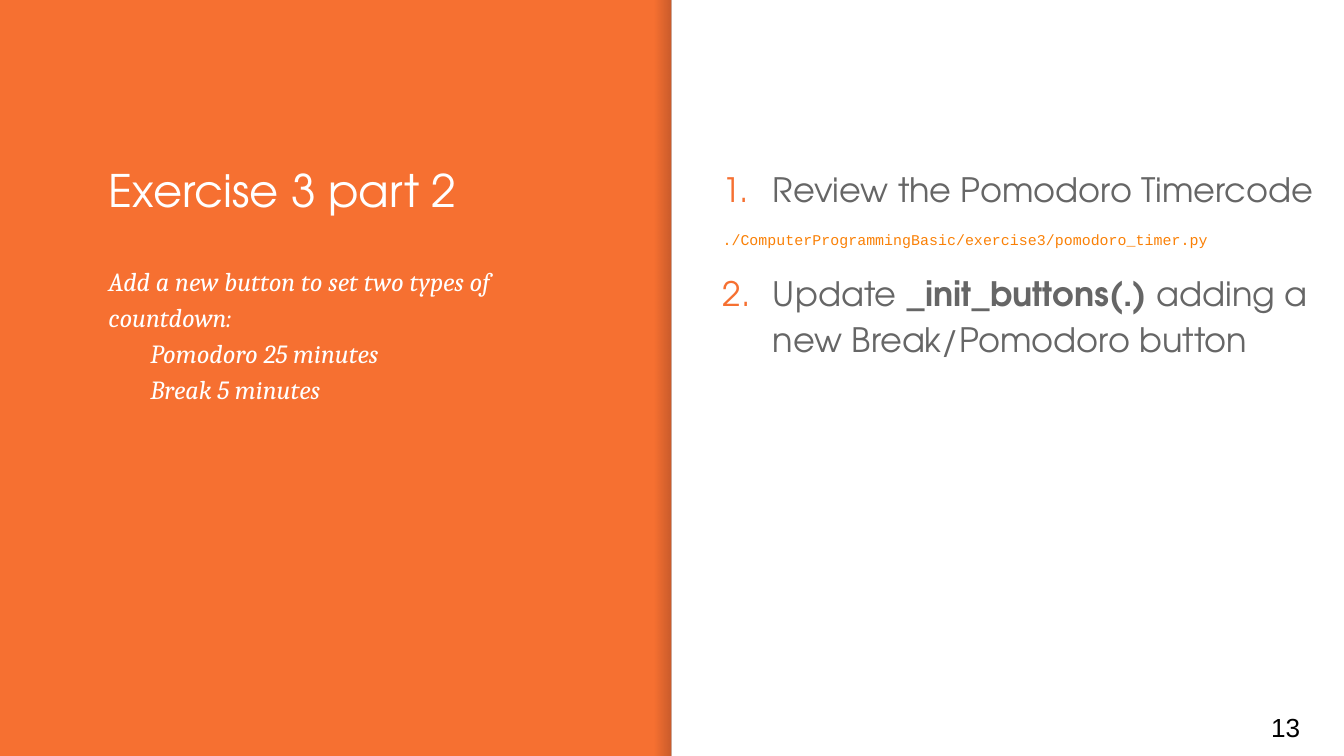
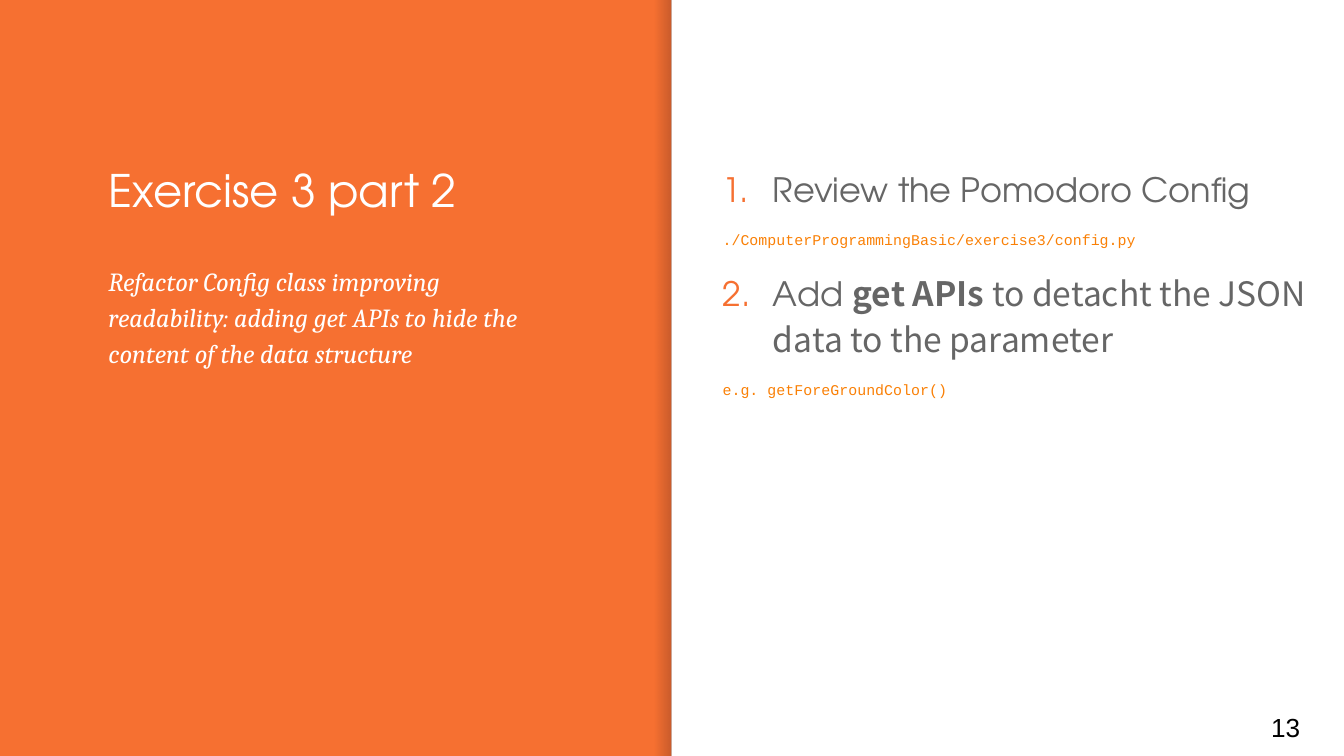
Before and after one commit to antfin/ComputerProgrammingBasic, a slide deck: slide 13 of lessons/Lesson_3.pptx. Drawn at 1344x756 pixels with LibreOffice and Linux fonts; fonts in the diff are those of the drawing. Boxes give left, top, right and bottom in pixels: in the first picture for what was removed or moved away, otherwise in the second. Text is boxed around its words. In the diff, an @@ line names an element or a change of style, - is before the commit and + after.

Commit message:
Change Exercise 3

```diff
--- a/lessons/Lesson_3.pptx
+++ b/lessons/Lesson_3.pptx
@@ text at (723,177,1306,398): text changed; size 18 to 8 pt; font TeX Gyre Adventor to Courier New; text colour #666666 to #FA8006 @@
-1. Review the Pomodoro Timercode
-./ComputerProgrammingBasic/exercise3/pomodoro_timer.py
-2. Update _init_buttons(.) adding a new Break/Pomodoro button
+1. Review the Pomodoro Config
+./ComputerProgrammingBasic/exercise3/config.py
+2. Add get APIs to detacht the JSON data to the parameter
+e.g. getForeGroundColor()
@@ subtitle at (108,273,517,369): text changed @@
-Add a new button to set two types of countdown:
-– Pomodoro 25 minutes
-– Break 5 minutes
+Refactor Config class improving readability: adding get APIs to hide the content of the data structure
```
Also in this commit, not shown: 1 other file.
